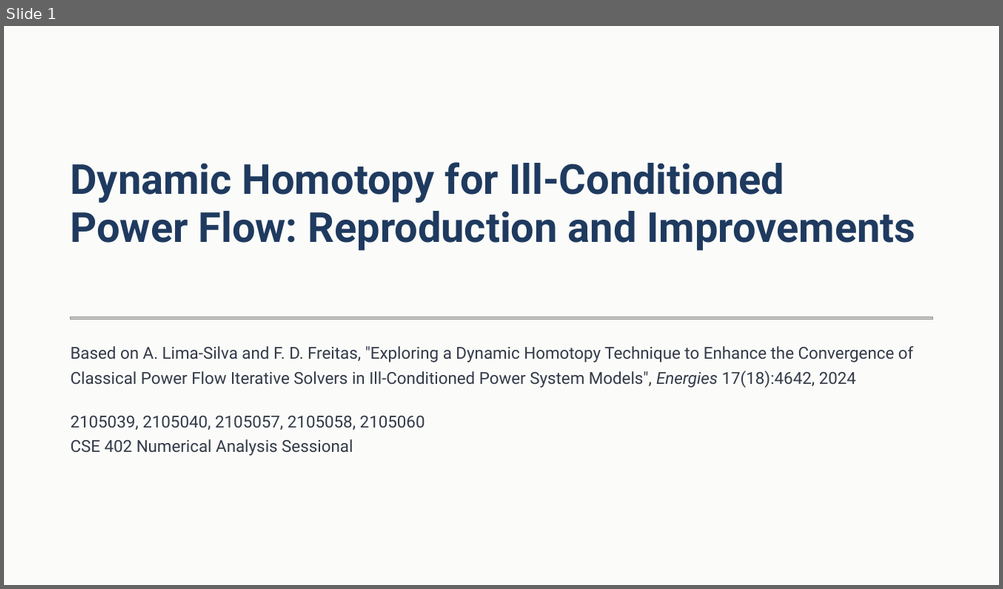
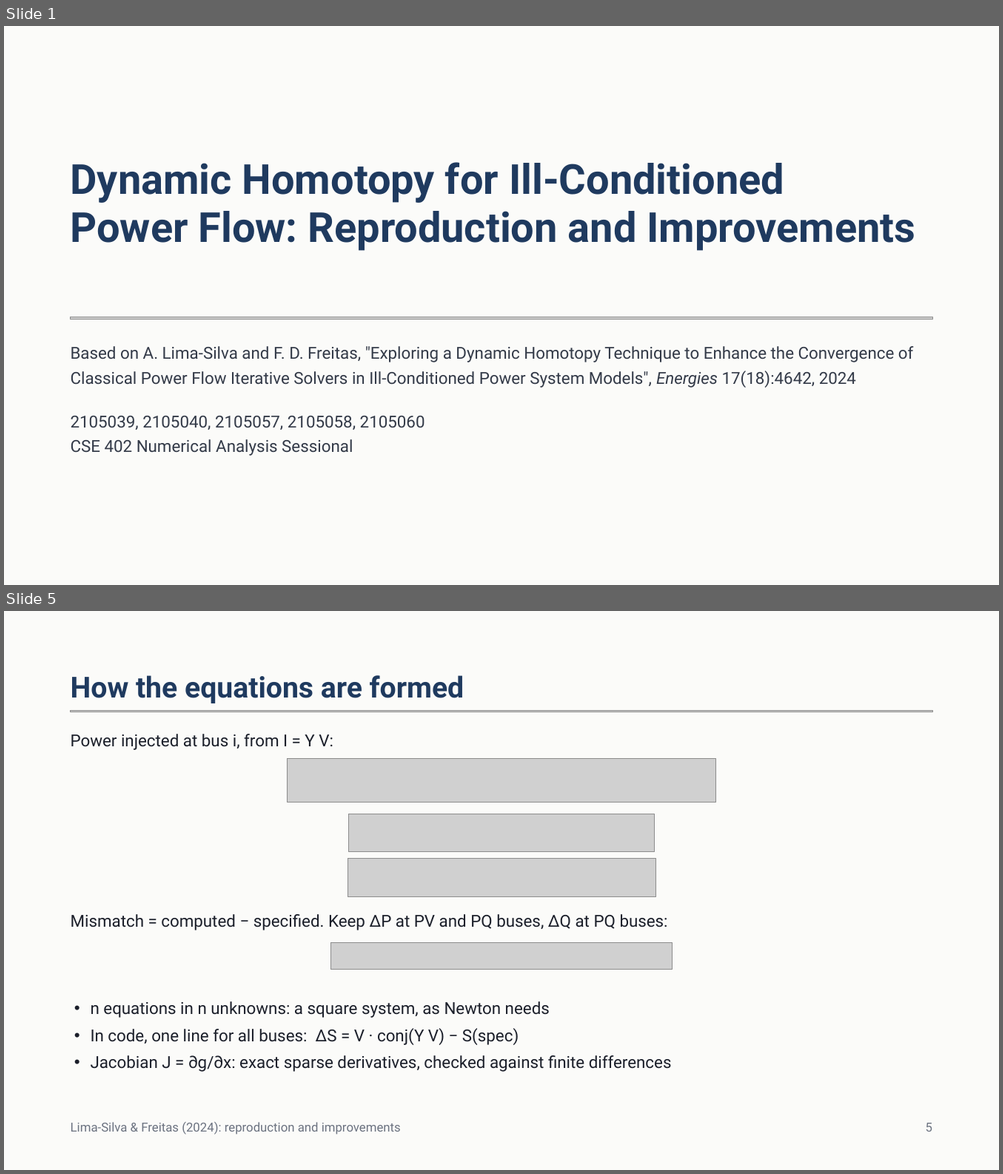
Before and after one commit to JonayedMohiuddin/NumericalAnalysisProject, a slide deck: presentation/Dynamic Homotopy Power Flow.pptx. Shown one above the other, each under a label of ours: slide 1 before the commit, slides 1 and 5 after it; the slides between them are not shown. The pictures are 1003x589 and 1003x1174 pixels, drawn with LibreOffice and Linux fonts; fonts in the diff are those of the drawing; grey boxes stand for pictures. Boxes give left, top, right and bottom in pixels: in the first picture for what was removed or moved away, otherwise in the second. Text is boxed around its words. In the diff, an @@ line names an element or a change of style, - is before the commit and + after.

```diff
--- a/presentation/Dynamic Homotopy Power Flow.pptx
+++ b/presentation/Dynamic Homotopy Power Flow.pptx
@@ slide 5 added at (4, 611, 999, 1170), background #FBFBF9 @@
@@ text added at (71, 675, 464, 703), 28 pt, text #1F3A5F, bold @@
+How the equations are formed
@@ picture added at (71, 711, 933, 712) @@
@@ text added at (71, 734, 333, 750), 16 pt, text #1B1F2A @@
+Power injected at bus i, from I = Y V:
@@ picture added at (287, 759, 716, 802) @@
@@ picture added at (349, 814, 654, 852) @@
@@ picture added at (348, 859, 656, 897) @@
@@ text added at (71, 914, 668, 931), 16 pt, text #1B1F2A @@
+Mismatch = computed − specified. Keep ΔP at PV and PQ buses, ΔQ at PQ buses:
@@ picture added at (331, 943, 671, 970) @@
@@ text added at (91, 1002, 671, 1072), 16 pt, text #1B1F2A @@
+• n equations in n unknowns: a square system, as Newton needs
+• In code, one line for all buses: ΔS = V · conj(Y V) − S(spec)
+• Jacobian J = ∂g/∂x: exact sparse derivatives, checked against finite differences
@@ text added at (71, 1122, 401, 1135), 12 pt, text #6B7280 @@
+Lima-Silva & Freitas (2024): reproduction and improvements
@@ text added at (925, 1123, 932, 1132), 12 pt, text #6B7280 @@
+5
```
Also in this commit, not shown: 16 slides changed, 5 other slides added, 1 slide removed, 1 other file.
